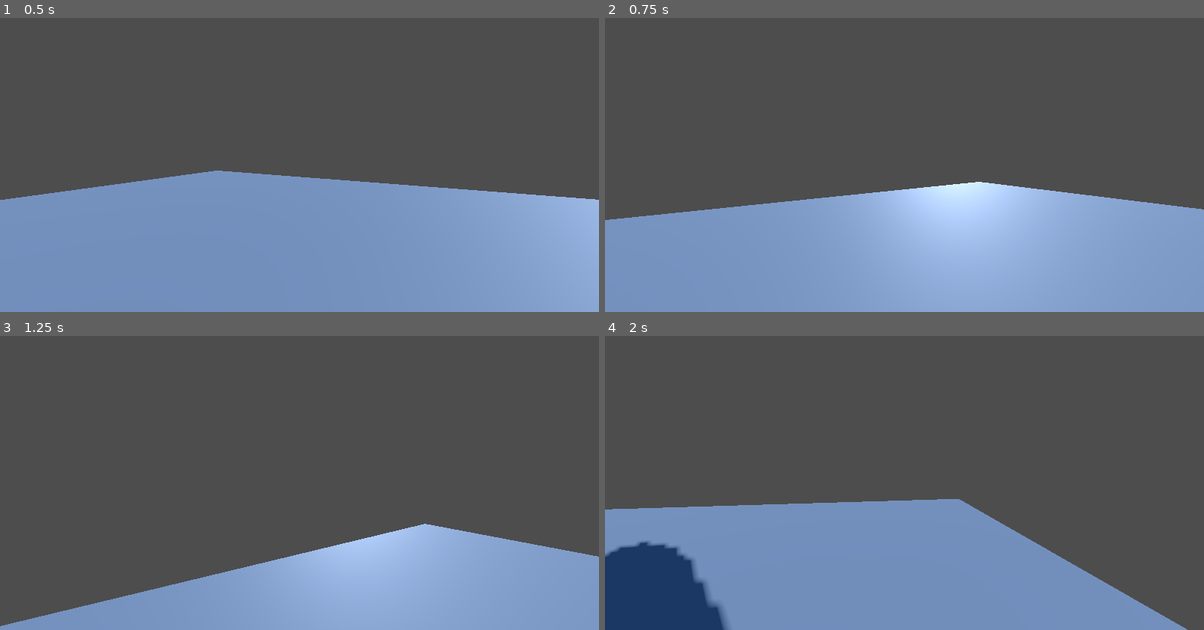
Above: before the commit, frames 1-4 (two rows, left to right).
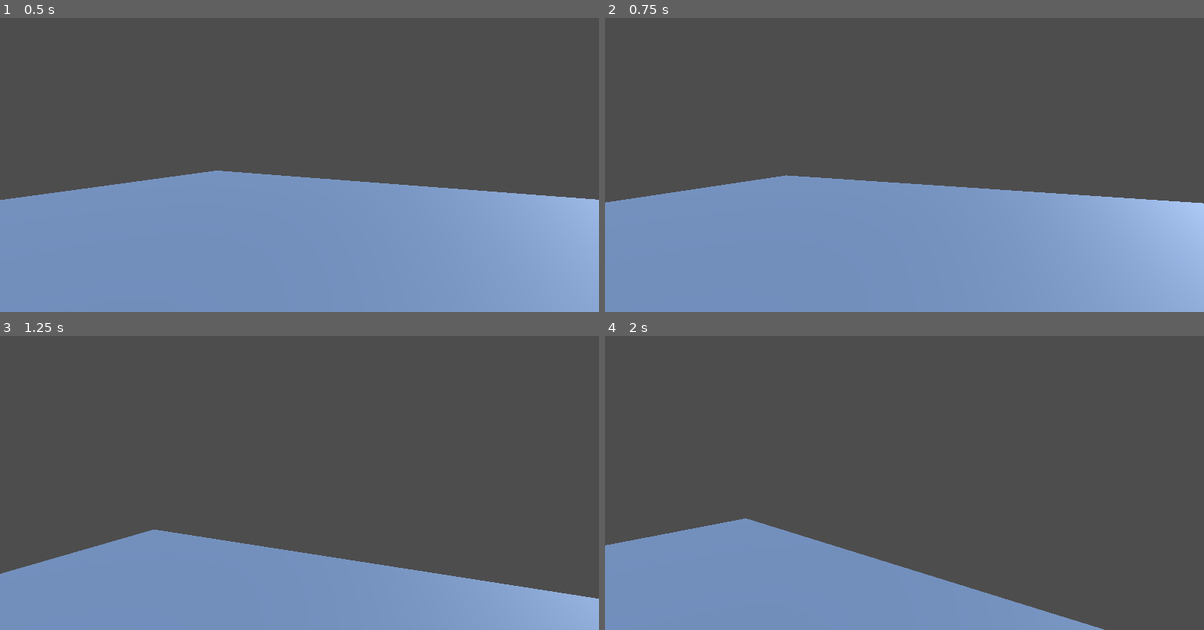
Above: after the commit, the same moments.

Repository: chpassos/fps_test
Game: Godot game, scene res://scenes/levels/world_test.tscn
The game is run twice, just before and just after one commit, with the same random seed, the same clock (stepped at 60 frames per second) and the same inputs. The project has no main scene, so this scene is started directly.
Inputs (mouse positions are in pixels of both pictures, inside the frame that each line leads up to):
- Up to frame 1 (0.5 s): no input
- Up to frame 2 (0.75 s): tap Enter at 0.5 s; move the mouse to (934, 141) at 0.52 s; hold W (move_forward) from 0.53 s (still down)
- Up to frame 3 (1.25 s): keep holding W (move_forward); tap Space (jump) at 0.77 s
- Up to frame 4 (2 s): keep holding W (move_forward); move the mouse to (874, 462) at 1.27 s; tap Space (jump) at 1.52 s

Frame 1 is identical in both runs. In frame 2, 14% of the frame differs, in the area x 0-100%, y 53-96%; in frame 3, 17%; in frame 4, 19%, in the area x 0-98%, y 55-100%.

Commit message:
Export Mouse sensitivity variable to the inspector

Diff:
--- a/scenes/levels/world_test.tscn
+++ b/scenes/levels/world_test.tscn
@@ -46,3 +46,4 @@
 
 [node name="Player" parent="." instance=ExtResource("1_safxy")]
 transform = Transform3D(0.454255, 0, -0.890872, 0, 1, 0, 0.890872, 0, 0.454255, 0.891792, 1.45398, 0)
+MOUSE_SENSITIVITY = 0.1
--- a/scenes/player/player.gd
+++ b/scenes/player/player.gd
@@ -15,6 +15,7 @@
 @export var TILT_LOWER_LIMIT := deg_to_rad(-90.0)
 @export var TILT_UPPER_LIMIT := deg_to_rad(90.0)
 @export var CAMERA_CONTROLLER: Node3D
+@export var MOUSE_SENSITIVITY: float = 0.5
 
 
 
@@ -26,8 +27,8 @@
 	# AND also checks if our mouse is in capture mode
 	_mouse_input = event is InputEventMouseMotion and Input.get_mouse_mode() == Input.MOUSE_MODE_CAPTURED
 	if _mouse_input == true:
-		_rotation_input = -event.relative.x
-		_tilt_input = -event.relative.y
+		_rotation_input = -event.relative.x * MOUSE_SENSITIVITY
+		_tilt_input = -event.relative.y * MOUSE_SENSITIVITY
 
 
 
